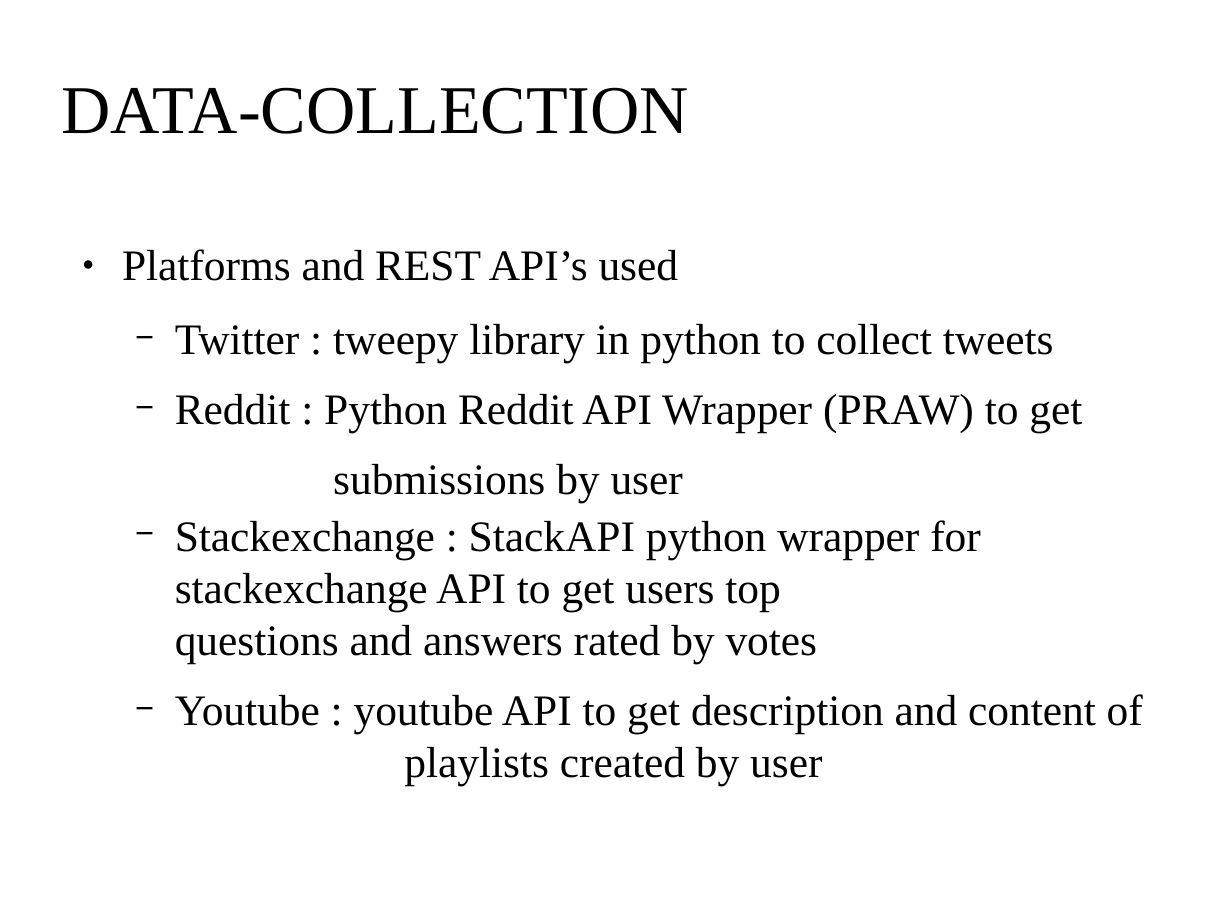
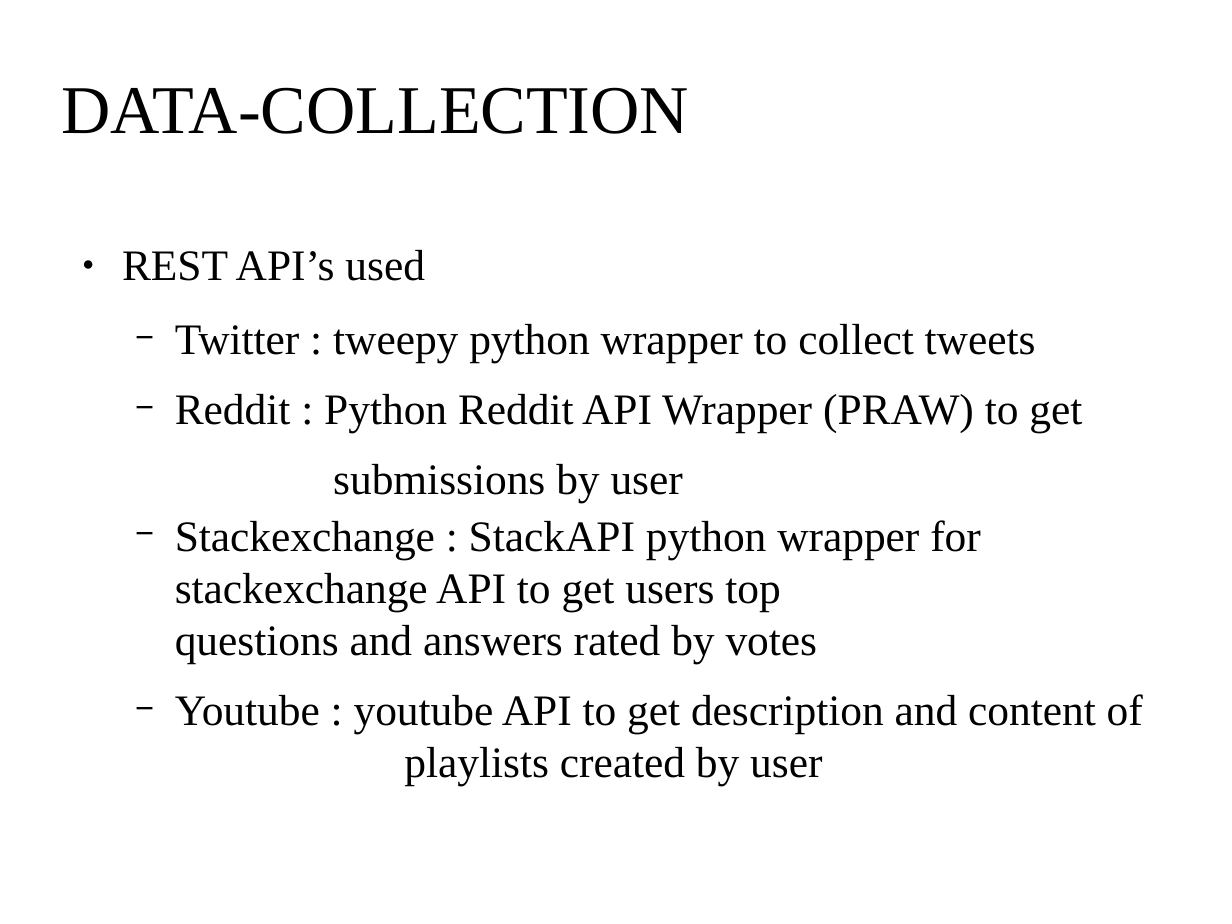
Before and after one commit to ashryaagr/IBM-Hack-Challenge, a slide deck: slide 4 of IBM-PPT.odp (slide 2 before the commit). Drawn at 1232x924 pixels with LibreOffice and Linux fonts; fonts in the diff are those of the drawing; background and template pictures are left out. Boxes give left, top, right and bottom in pixels: in the first picture for what was removed or moved away, otherwise in the second. Text is boxed around its words. In the diff, an @@ line names an element or a change of style, - is before the commit and + after.

Commit message:
update ppt

```diff
--- a/IBM-PPT.odp
+++ b/IBM-PPT.odp
@@ text at (122,250,1036,363): text changed @@
-● Platforms and REST API’s used
-  − Twitter : tweepy library in python to collect tweets
+● REST API’s used
+  − Twitter : tweepy python wrapper to collect tweets
```
Also in this commit, not shown: 5 slides added, 3 slides removed.
